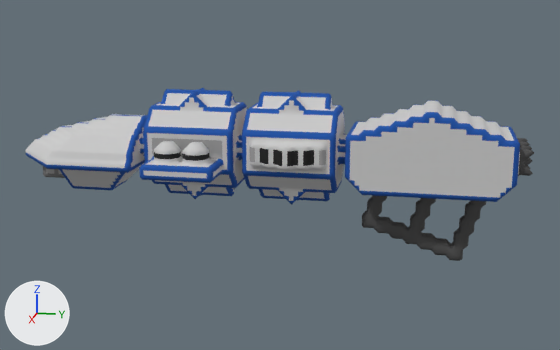
The OBJ model src/jsMain/resources/meshes/diadochi-3-lamashtu-class.obj as it was, and as the next commit left it.
Camera for both pictures: a 50 mm camera at (157.8, 35.3, 55.7) aimed at (-0.5, 3.6, 16.1). Every picture has the same lights, and +X, +Y and +Z are marked at lower left. Where no turn or scale is listed for an object, it has been applied to the vertices.

The first picture shows 'diadochi-3-lamashtu-class'.
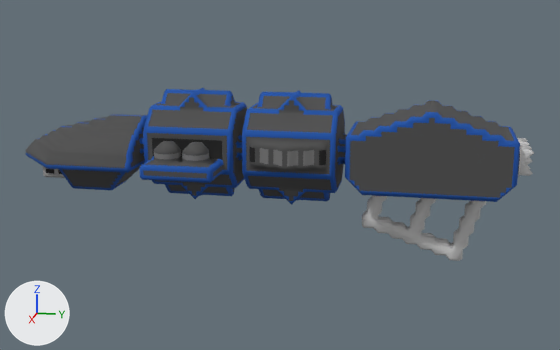
Changed parts and their boxes [x1, y1, x2, y2] in the pictures (560 x 350 px):
part 1 of me_diadochi_3_lamashtu_class, cut back
    before: [25, 90, 534, 261]
part 2 of me_diadochi_3_lamashtu_class, surface changed
    both: [43, 94, 534, 260]

Edits to the bpy script that builds the scene:
```text
Change me_diadochi_3_lamashtu_class:
    used by ob_diadochi_3_lamashtu_class; location = (0.0, 0.0, 0.0)
    remove me_diadochi_3_lamashtu_class.from_pydata(...)  # 15205 vertices, 30414 faces; spans x -16.5..16.5, y -54.5..54.5, z -0.1..33.9
    add me_diadochi_3_lamashtu_class.from_pydata(...)  # 3088 vertices, 5730 faces; spans x -16.5..16.5, y -54.5..54.5, z -0.1..33.9
    me_diadochi_3_lamashtu_class part 1: 12124 vertices removed from x -16.5..16.5, y -54.5..54.0, z -0.1..33.9; 7 vertices added at x -4.5..-3.5, y -25.5..-25.0, z 23.9..24.9
    me_diadochi_3_lamashtu_class part 2: 663 kept faces spanning x -15.0..11.5, y -54.5..54.5, z -0.1..33.3 get new texture (UV) coordinates
```
